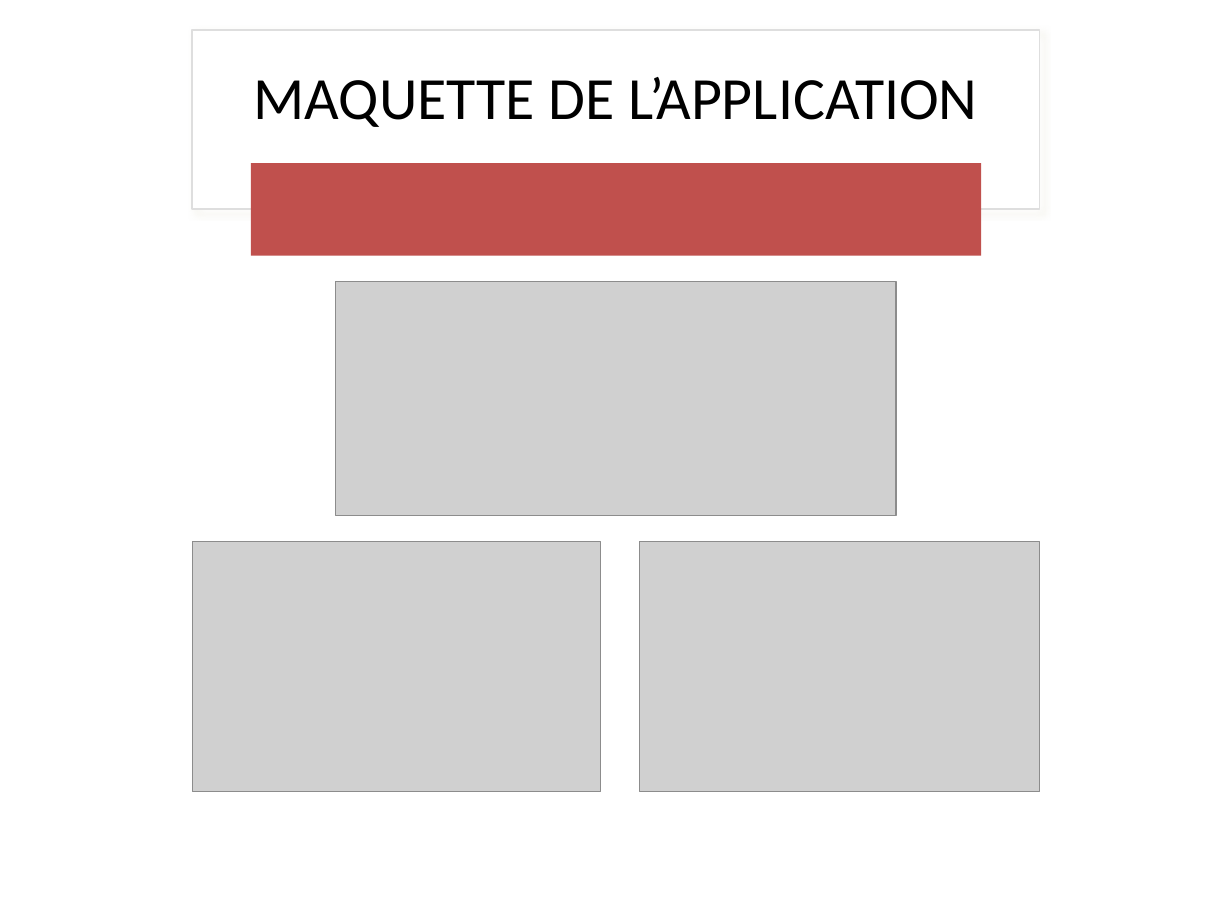
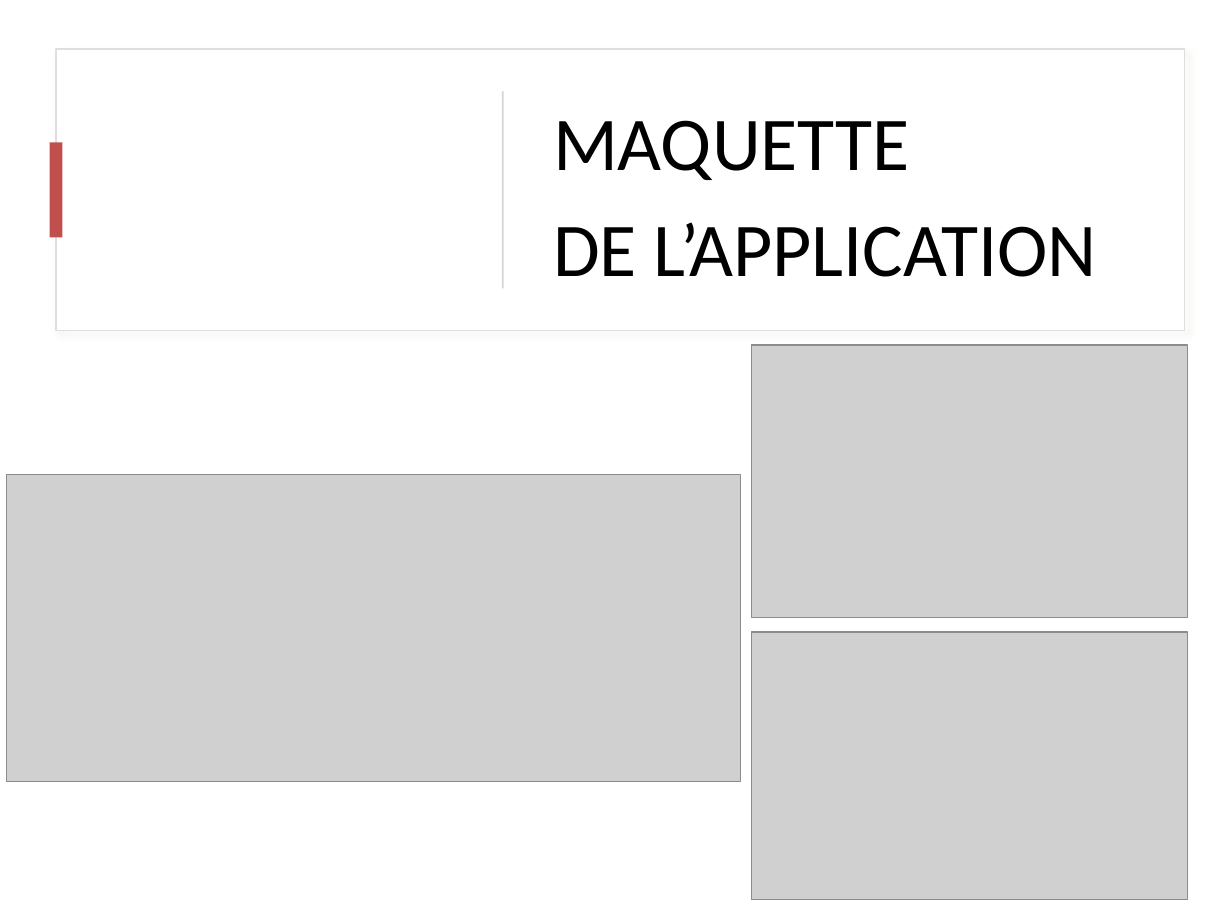
Before and after one commit to ShilkovKonst/pictopicto-client, a slide deck: slide 15 of dossier/PROJET picto.pptx. Drawn at 1232x924 pixels with LibreOffice and Linux fonts; fonts in the diff are those of the drawing; grey boxes stand for pictures. Boxes give left, top, right and bottom in pixels: in the first picture for what was removed or moved away, otherwise in the second. Text is boxed around its words. In the diff, an @@ line names an element or a change of style, - is before the commit and + after.

```diff
--- a/dossier/PROJET picto.pptx
+++ b/dossier/PROJET picto.pptx
@@ rectangle: place and size @@
-rectangle at [192, 30, 1040, 209]
+rectangle at [55, 49, 1184, 330]
@@ rectangle added at [502, 91, 503, 288], fill #D5D5D5 @@
@@ rectangle added at [49, 143, 62, 238], fill #C0504D @@
@@ text at [553, 120, 1097, 277]: text changed; size 35 to 44.4 pt @@
-MAQUETTE DE L’APPLICATION
+MAQUETTE
+DE L’APPLICATION
@@ rounded rectangle removed at [251, 163, 982, 255] @@
@@ picture: place and size @@
-picture at [639, 542, 1040, 792]
+picture at [752, 345, 1188, 617]
@@ picture: place and size @@
-picture at [336, 282, 897, 516]
+picture at [6, 474, 740, 781]
@@ picture: place and size @@
-picture at [192, 542, 600, 792]
+picture at [752, 632, 1188, 899]
```
Also in this commit, not shown: 9 other slides changed, 9 slides added, 2 slides removed, 2 other files.
